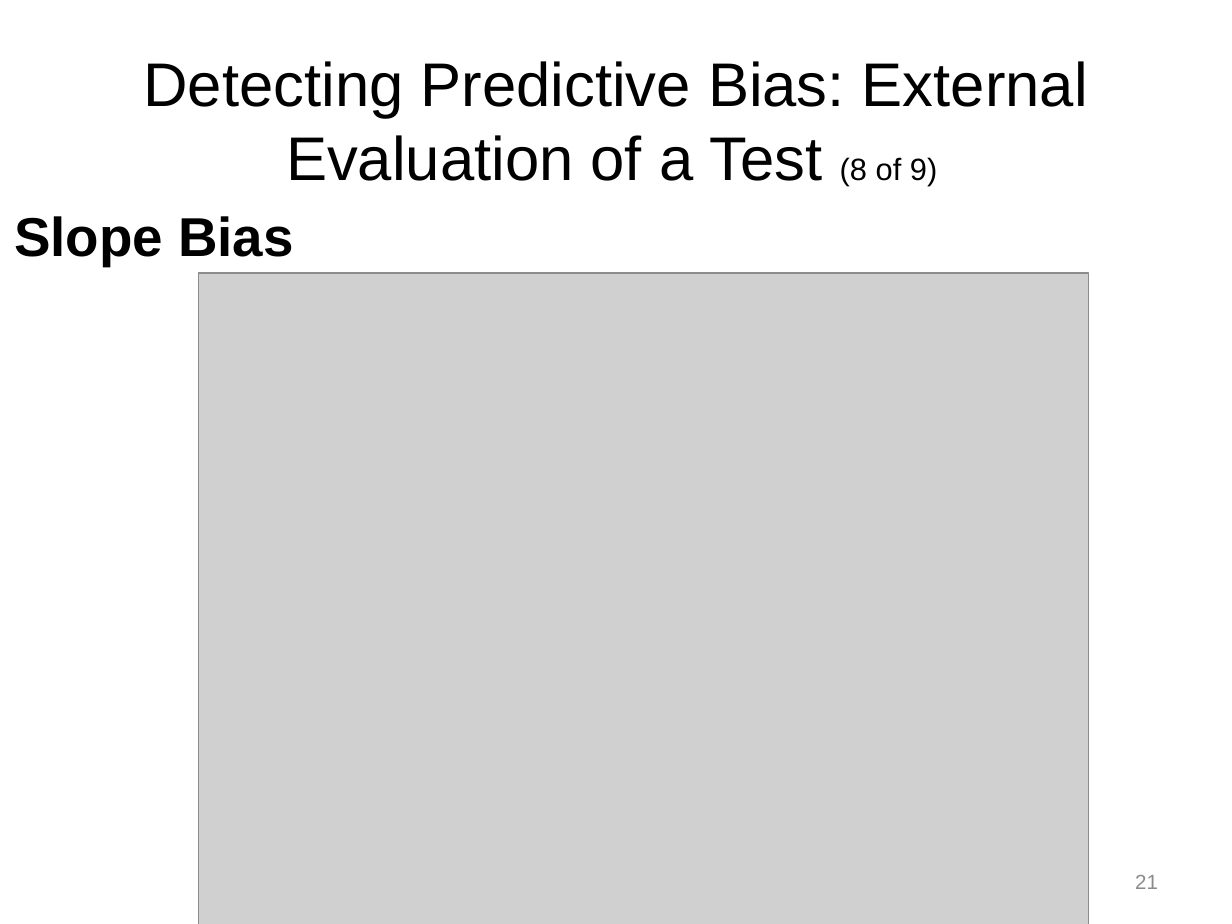
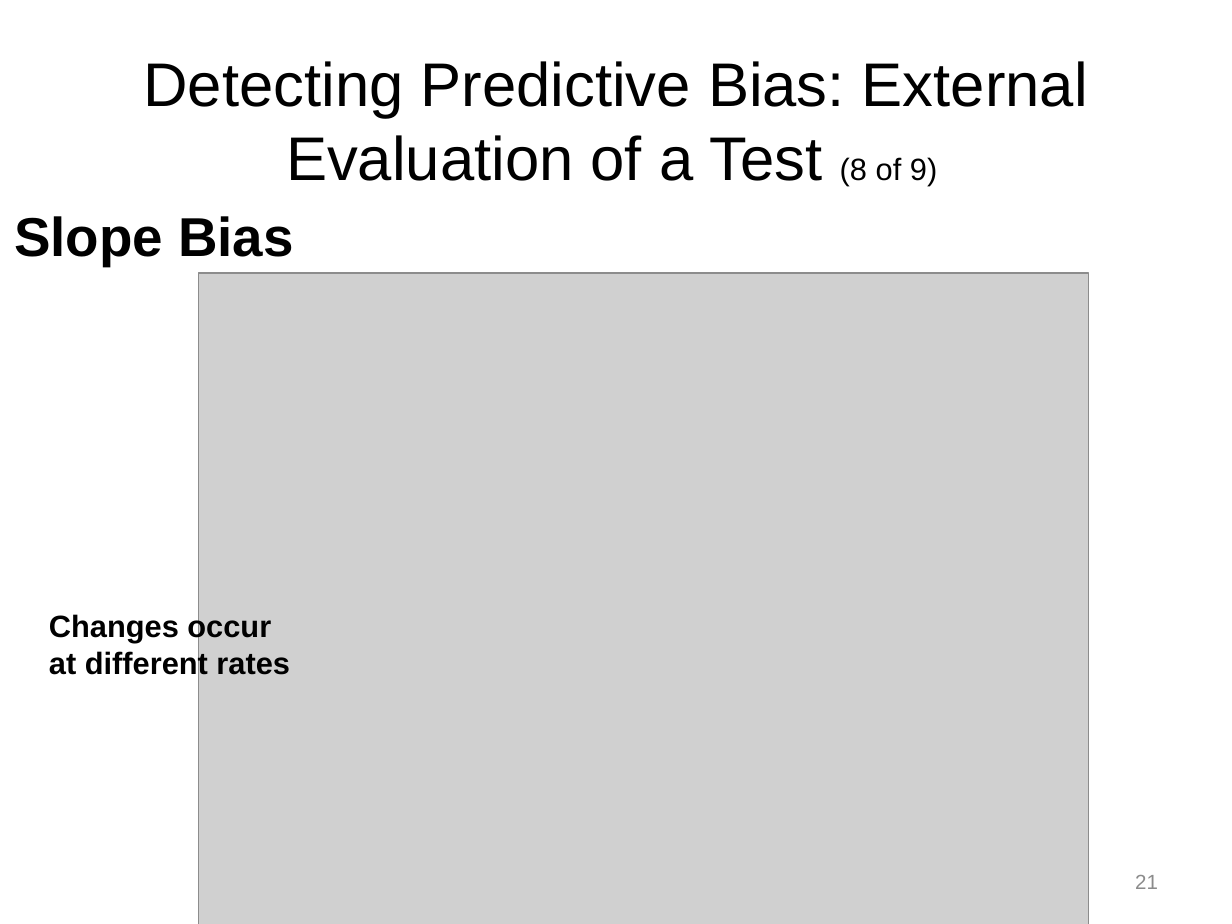
Before and after one commit to npm27/Teaching-Materials, a slide deck: slide 21 of Tests and Eval/Slides/10 Chapter 11.pptx. Drawn at 1232x924 pixels with LibreOffice and Linux fonts; fonts in the diff are those of the drawing; grey boxes stand for pictures. Boxes give left, top, right and bottom in pixels: in the first picture for what was removed or moved away, otherwise in the second. Text is boxed around its words. In the diff, an @@ line names an element or a change of style, - is before the commit and + after.

```diff
--- a/Tests and Eval/Slides/10 Chapter 11.pptx
+++ b/Tests and Eval/Slides/10 Chapter 11.pptx
@@ text added at <box>49,612,290,679</box>, 18 pt, text #000000, bold @@
+Changes occur at different rates
```
Also in this commit, not shown: 6 other slides changed, 2 other files.
